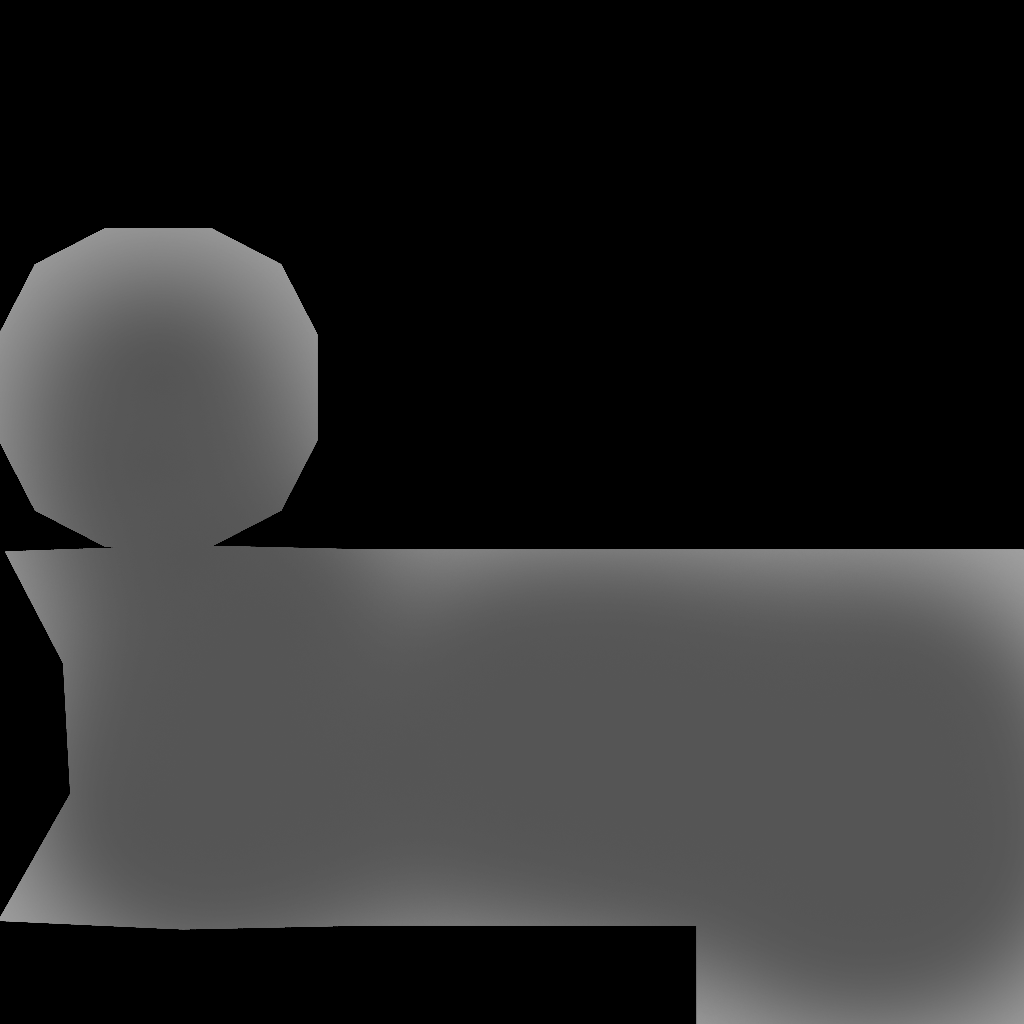
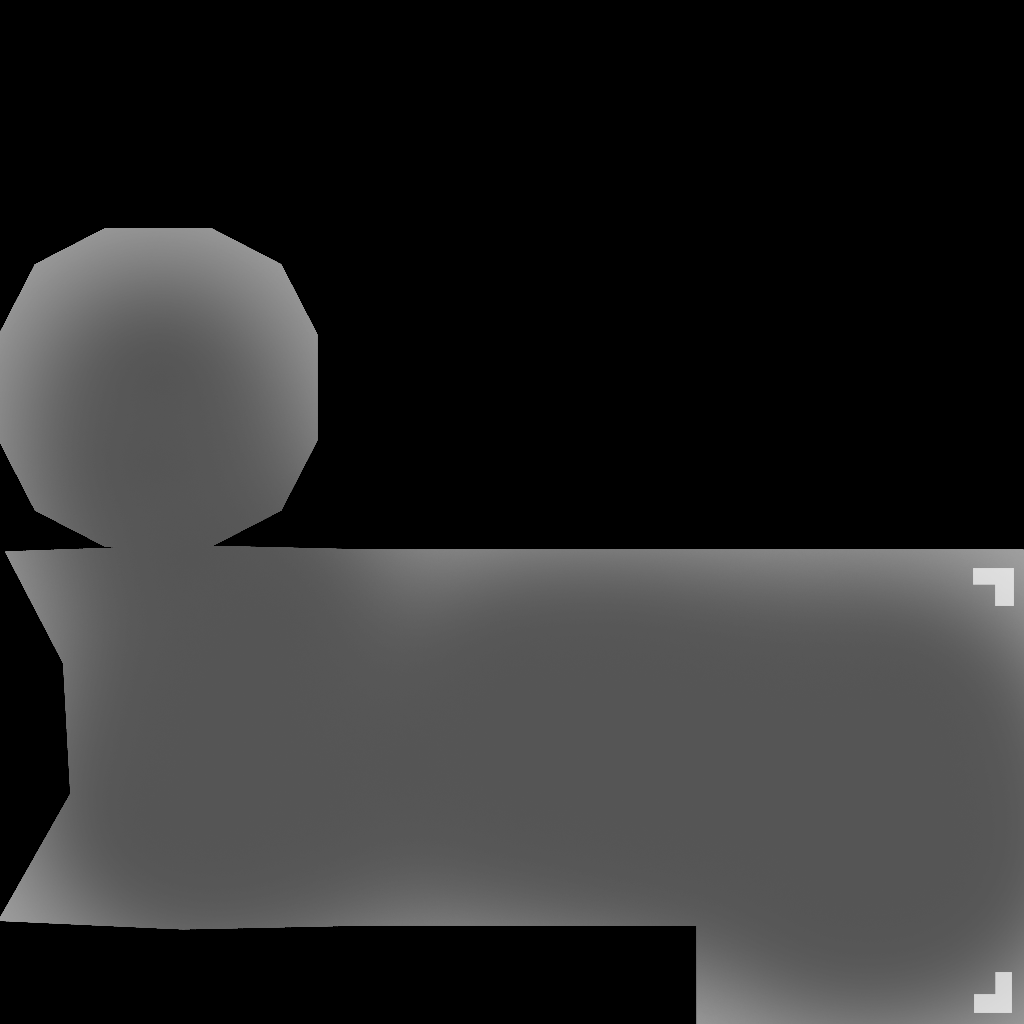
Revision of a layered 1024px x 1024px image; what changed, layer by layer:
removed layer "Layer 3" (was 67%) over box(973, 568, 1014, 1013)
added layer "Layer 5 copy 2" above "Layer 6" over box(973, 568, 1014, 1013)
added layer "Layer 6" (67%) above "Layer 4" over box(973, 568, 1014, 1013)
